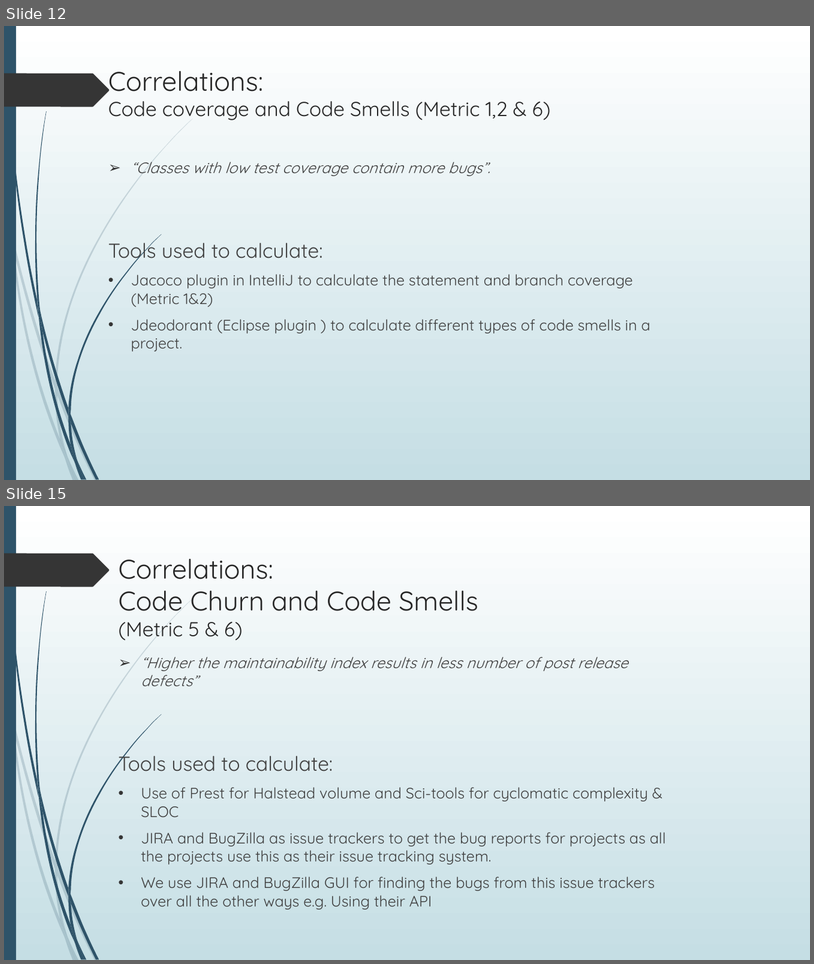
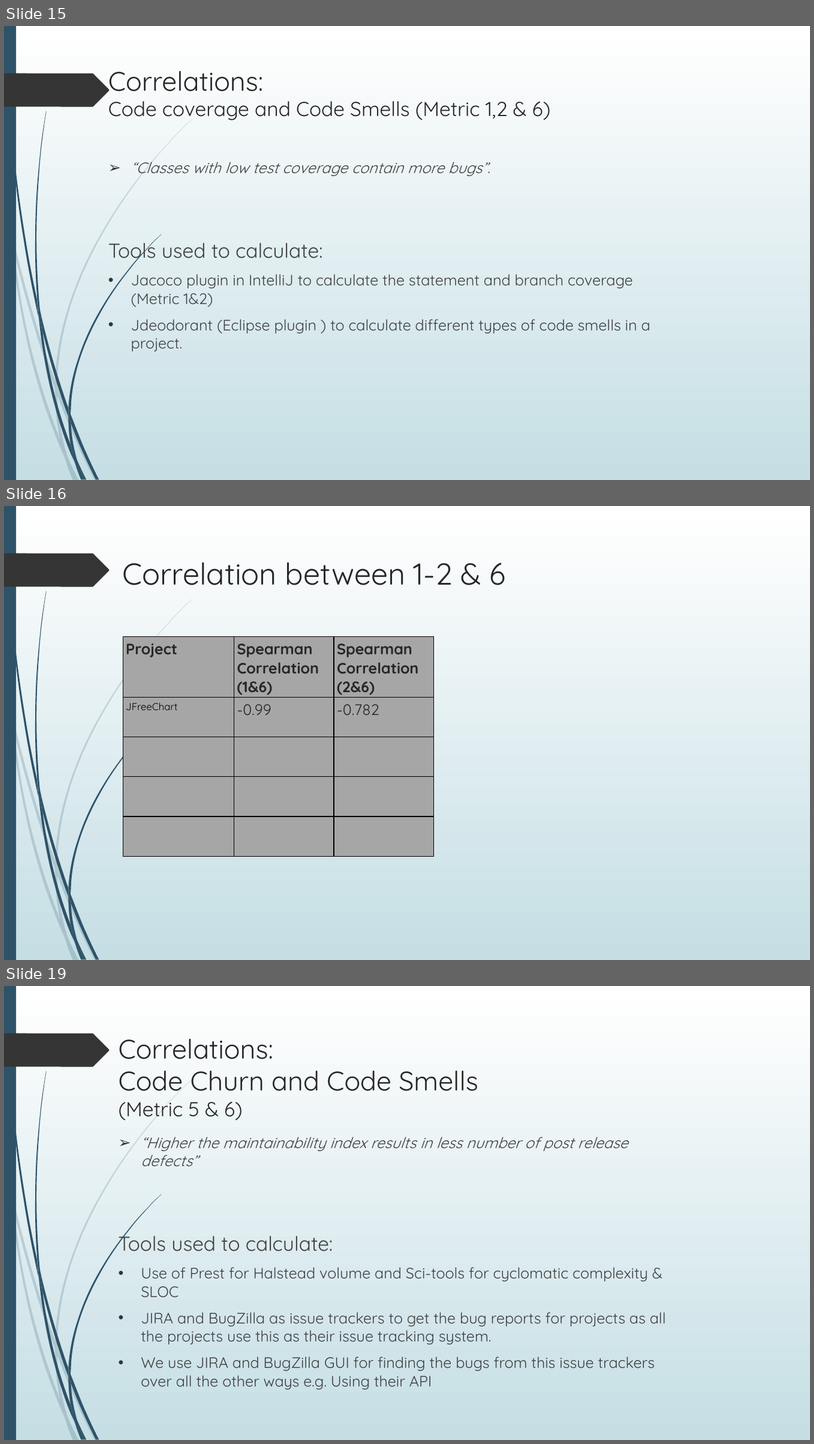
Before and after one commit to Shivamnautiyal20/SOEN6611_Project_Group_C, a slide deck: Documents/TeamC-Project presentation-SOEN 6611 .pptx. Shown one above the other, each under a label of ours: slides 12 and 15 before the commit, slides 15, 16 and 19 after it; the slides between them are not shown. The pictures are 814x964 and 814x1444 pixels, drawn with LibreOffice and Linux fonts; fonts in the diff are those of the drawing. Boxes give left, top, right and bottom in pixels: in the first picture for what was removed or moved away, otherwise in the second. Text is boxed around its words. In the diff, an @@ line names an element or a change of style, - is before the commit and + after.

Commit message:
Updated ppt with JFree chart data

```diff
--- a/Documents/TeamC-Project presentation-SOEN 6611 .pptx
+++ b/Documents/TeamC-Project presentation-SOEN 6611 .pptx
@@ slide 16 added at [4,506,810,960], background gradient #FFFFFF to #C5DEE5; not listed: 24 template elements that a slide beside it also shows @@
@@ text added at [123,562,506,585], 36 pt, text #262626 @@
+Correlation between 1-2 & 6
@@ table added at [504,613,633,720], 3 rows, 1 columns @@
+
+
+
@@ table added at [123,637,434,856], 5 rows, 3 columns @@
+Project | Spearman Correlation (1&6) | Spearman Correlation (2&6)
+JFreeChart | -0.99 | -0.782
+ |  | 
+ |  | 
+ |  | 
@@ what was slide 12 is now slide 15 @@
@@ what was slide 15 is now slide 19 @@
```
Also in this commit, not shown: 3 slides changed, 5 other slides added, 2 slides removed, 3 other files.
